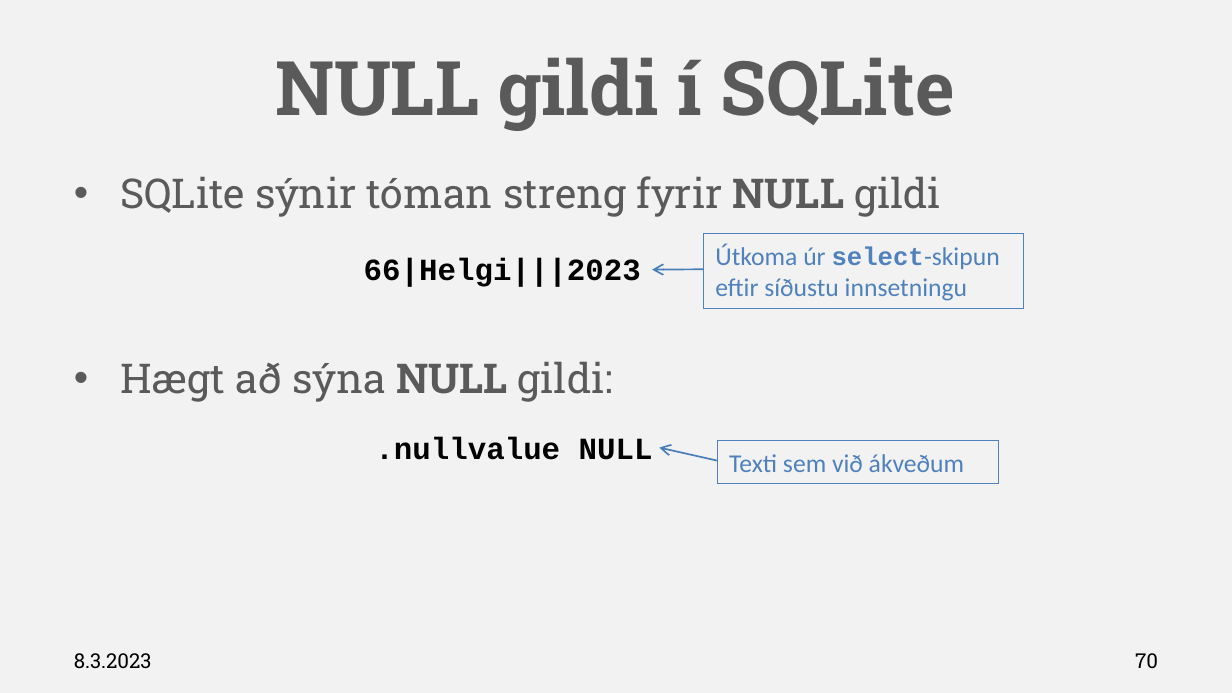
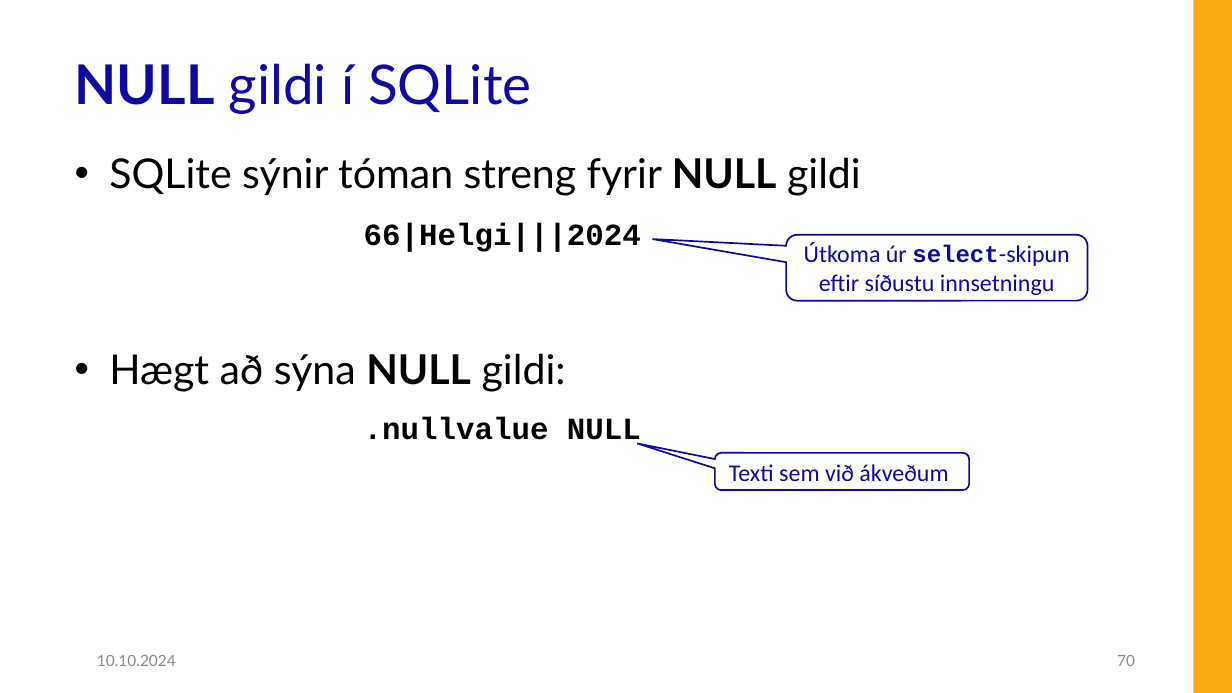
Before and after one commit to Hjalmtyr/SQL1, a slide deck: slide 70 of SQL-I.pptx. Drawn at 1232x693 pixels with LibreOffice and Linux fonts; fonts in the diff are those of the drawing; background and template pictures are left out. Boxes give left, top, right and bottom in pixels: in the first picture for what was removed or moved away, otherwise in the second. Text is boxed around its words. In the diff, an @@ line names an element or a change of style, - is before the commit and + after.

```diff
--- a/SQL-I.pptx
+++ b/SQL-I.pptx
@@ background #F2F2F2 to #FFFFFF @@
@@ rectangle added at [1194, 0, 1232, 693], fill #F8AA11 @@
@@ title "NULL gildi í SQLite": place and size @@
-title "NULL gildi í SQLite" at [275, 57, 955, 131]
+title "NULL gildi í SQLite" at [75, 63, 531, 114]
@@ title "NULL gildi í SQLite" at [75, 63, 531, 114]: size 44 to 32 pt, font Roboto Slab to Lato, text colour #5A5A5A to #10099F; bold off in "gildi í SQLite"; alignment centre to left; line spacing 1 to 0.9; vertical alignment middle to bottom @@
@@ text "SQLite sýnir tóman streng fyrir ...": place and size @@
-text "SQLite sýnir tóman streng fyrir ..." at [120, 176, 941, 402]
+text "SQLite sýnir tóman streng fyrir ..." at [109, 157, 861, 392]
@@ text "SQLite sýnir tóman streng fyrir ..." at [109, 157, 861, 392]: font Roboto Slab to Lato, text colour #5A5A5A to #000000; indent changed; more space between paragraphs @@
@@ text at [364, 223, 641, 252]: text changed @@
-66|Helgi|||2023
+66|Helgi|||2024
@@ rounded speech box "Útkoma úr select-skipun eftir síðustu ...": place and size @@
-rounded speech box "Útkoma úr select-skipun eftir síðustu ..." at [703, 234, 1024, 309]
+rounded speech box "Útkoma úr select-skipun eftir síðustu ..." at [786, 235, 1088, 301]
@@ rounded speech box "Útkoma úr select-skipun eftir síðustu ..." at [786, 235, 1088, 301]: size 15 to 14 pt, text colour #4F81BD to #10099F; alignment left to centre; vertical alignment top to middle; rectangle to rounded speech box; fill none to #FFFFFF; outline #4F81BD 0.75 pt to #10099F 1 pt @@
@@ arrow removed from (703, 270) to (652, 270) @@
@@ text ".nullvalue NULL" rewrapped from [375, 437, 653, 460] to [364, 417, 641, 446] @@
@@ arrow removed from (717, 461) to (659, 447) @@
@@ rounded speech box "Texti sem við ákveðum": place and size @@
-rounded speech box "Texti sem við ákveðum" at [717, 440, 999, 483]
+rounded speech box "Texti sem við ákveðum" at [715, 453, 968, 490]
@@ rounded speech box "Texti sem við ákveðum" at [715, 453, 968, 490]: size 15 to 14 pt, text colour #4F81BD to #10099F; vertical alignment top to middle; rectangle to rounded speech box; fill none to #FFFFFF; outline #4F81BD 0.75 pt to #10099F 1 pt @@
@@ text at [97, 655, 176, 666]: text changed; size 12 to 9 pt; font Roboto Slab to Lato; text colour #000000 to #8C8C8C @@
-8.3.2023
+10.10.2024
@@ page number: place and size @@
-page number at [1135, 653, 1158, 668]
+page number at [1117, 655, 1135, 666]
@@ page number at [1117, 655, 1135, 666]: size 12 to 9 pt, font Roboto Slab to Lato, text colour #000000 to #8C8C8C @@
```
Also in this commit, not shown: 81 other slides changed, 2 slides added, 2 slides removed, 25 other files.
